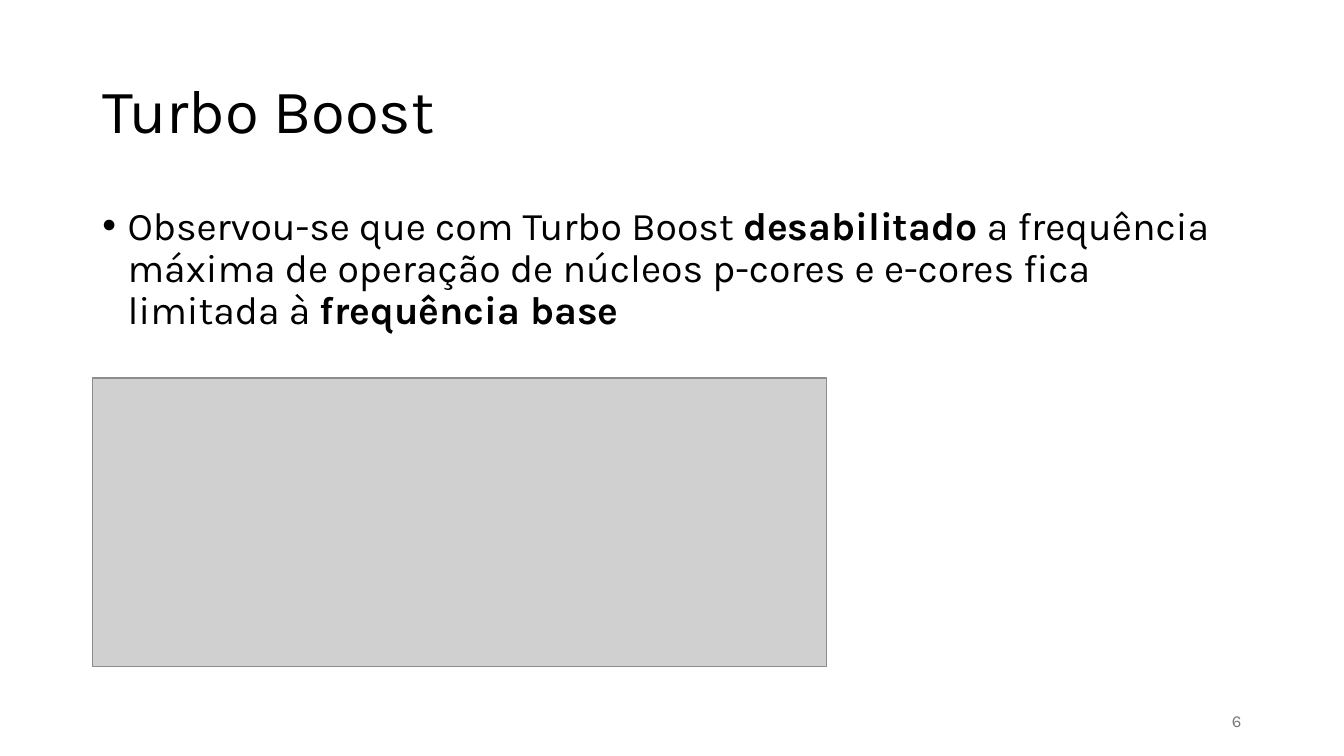
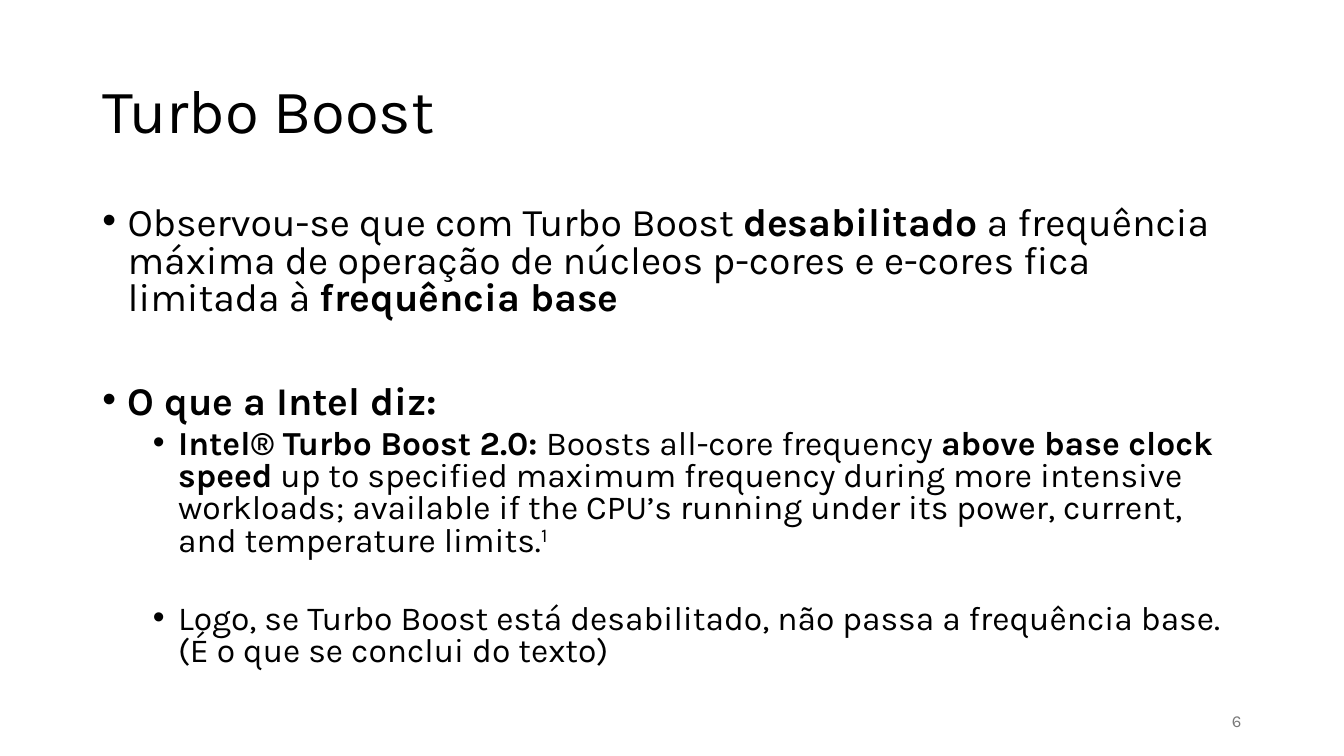
Before and after one commit to jlggross/TF-cmp223, a slide deck: slide 6 of 02-Parcial/02-Parcial-Apresentacao.pptx. Drawn at 1344x756 pixels with LibreOffice and Linux fonts; fonts in the diff are those of the drawing; grey boxes stand for pictures. Boxes give left, top, right and bottom in pixels: in the first picture for what was removed or moved away, otherwise in the second. Text is boxed around its words. In the diff, an @@ line names an element or a change of style, - is before the commit and + after.

```diff
--- a/02-Parcial/02-Parcial-Apresentacao.pptx
+++ b/02-Parcial/02-Parcial-Apresentacao.pptx
@@ text at (128,207,1209,321): line spacing 0.9 to 0.8 @@
@@ picture removed at (93,378,828,667) @@
@@ text at (128,387,1220,670): paragraphs added @@
+• O que a Intel diz:
+  • Intel® Turbo Boost 2.0: Boosts all-core frequency above base clock speed up to specified maximum frequency during more intensive workloads; available if the CPU’s running under its power, current, and temperature limits.1
+  • Logo, se Turbo Boost está desabilitado, não passa a frequência base. (É o que se conclui do texto)
```
Also in this commit, not shown: 11 other slides changed, 6 slides added, 6 slides removed, 1 other file.
